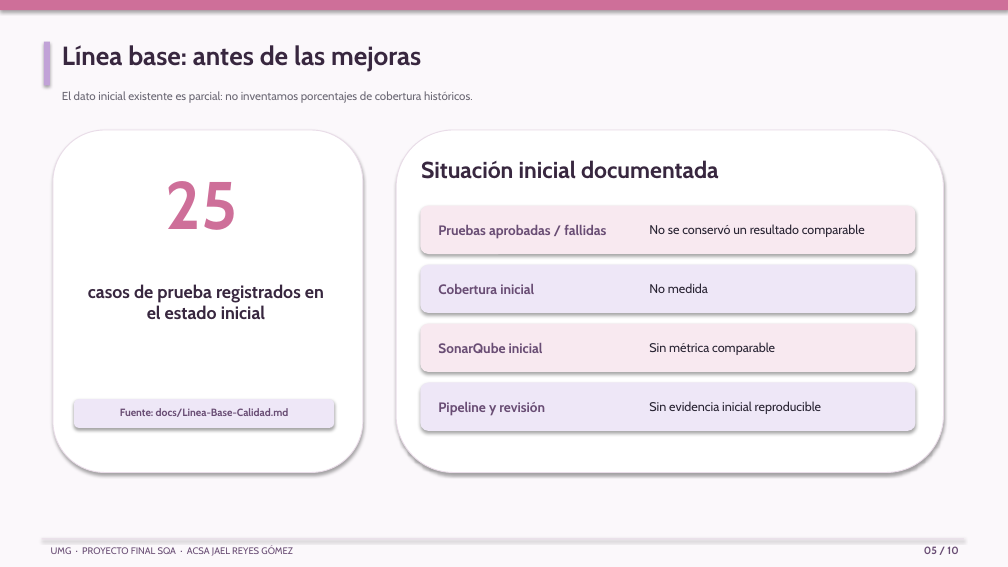
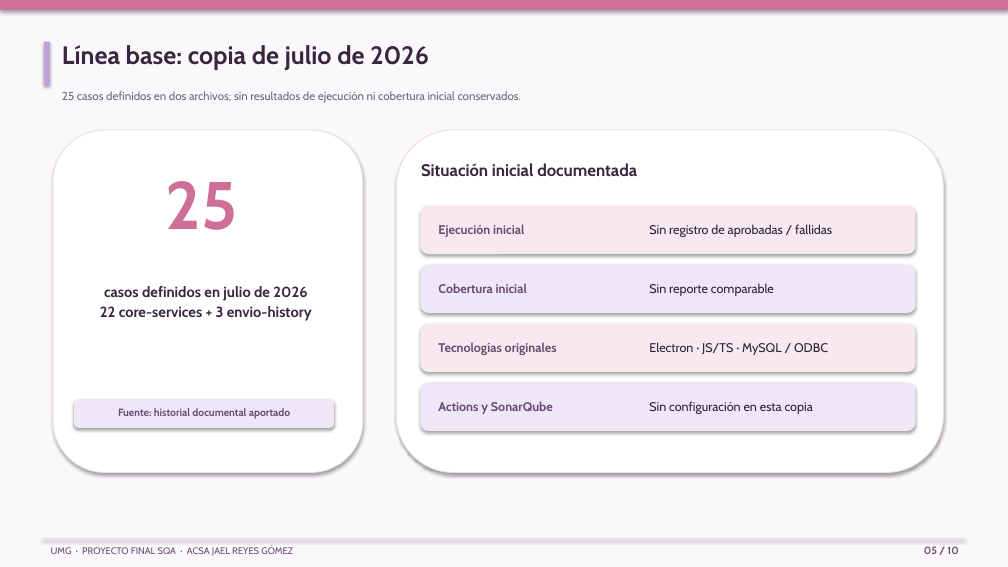
Before and after one commit to Acsa-Jael-Reyes-Gomez/SoporteTecnico-Calidad, a slide deck: slide 5 of docs/presentacion/final/Presentacion_SQA_Final.pptx. Drawn at 1008x567 pixels with LibreOffice and Linux fonts; fonts in the diff are those of the drawing. Boxes give left, top, right and bottom in pixels: in the first picture for what was removed or moved away, otherwise in the second. Text is boxed around its words. In the diff, an @@ line names an element or a change of style, - is before the commit and + after.

Commit message:
docs: incorporar antecedente verificable de julio y actualizar exposición

```diff
--- a/docs/presentacion/final/Presentacion_SQA_Final.pptx
+++ b/docs/presentacion/final/Presentacion_SQA_Final.pptx
@@ text at [62, 45, 429, 70]: text changed; size 25 to 24 pt @@
-Línea base: antes de las mejoras
+Línea base: copia de julio de 2026
@@ text at [62, 91, 522, 103]: text changed @@
-El dato inicial existente es parcial: no inventamos porcentajes de cobertura históricos.
+25 casos definidos en dos archivos; sin resultados de ejecución ni cobertura inicial conservados.
@@ text "Situación inicial documentada" at [421, 163, 637, 177]: size 22 to 16 pt @@
@@ text at [438, 224, 524, 237]: text changed; size 13 to 12 pt @@
-Pruebas aprobadas / fallidas
+Ejecución inicial
@@ text at [649, 224, 832, 237]: text changed @@
-No se conservó un resultado comparable
+Sin registro de aprobadas / fallidas
@@ text at [100, 286, 312, 321]: text changed; size 17 to 14 pt @@
-casos de prueba registrados en el estado inicial
+casos definidos en julio de 2026
+22 core-services + 3 envio-history
@@ text "Cobertura inicial" at [438, 283, 527, 293]: size 13 to 12 pt @@
@@ text at [649, 283, 774, 296]: text changed @@
-Sin métrica comparable
+Sin reporte comparable
@@ text removed at [649, 283, 708, 293] @@
-No medida
@@ text at [438, 342, 557, 355]: text changed; size 13 to 12 pt @@
-SonarQube inicial
+Tecnologías originales
@@ text added at [649, 342, 828, 355], 12 pt, text #292433 @@
+Electron · JS/TS · MySQL / ODBC
@@ text at [118, 408, 290, 419]: text changed @@
-Fuente: docs/Linea-Base-Calidad.md
+Fuente: historial documental aportado
@@ text at [438, 401, 553, 414]: text changed; size 13 to 12 pt @@
-Pipeline y revisión
+Actions y SonarQube
@@ text at [649, 401, 813, 414]: text changed @@
-Sin evidencia inicial reproducible
+Sin configuración en esta copia
```
Also in this commit, not shown: 14 other files.
